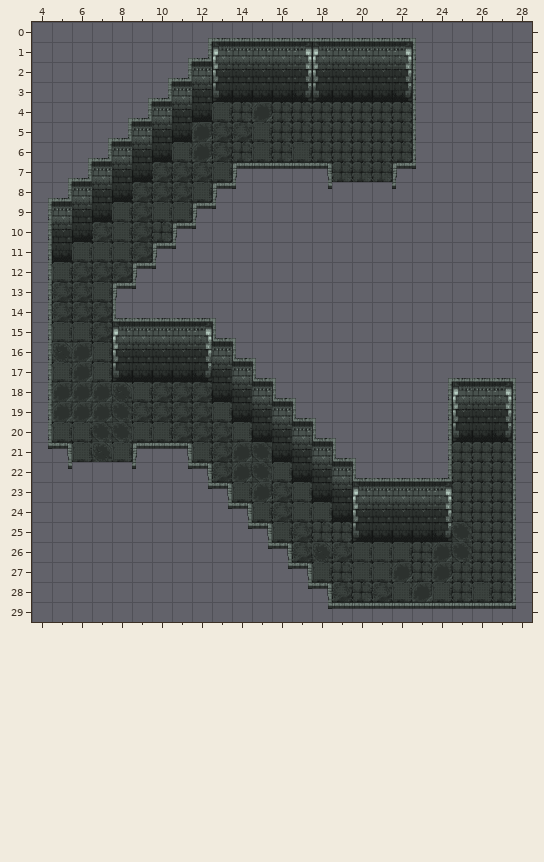
A Tiled map gets an edit: gem/Assets/TileD/2_spooky_hallway/2_spooky_hallway.tmx. The first picture shows the starting point.
Cells are 48x48 px. Shown: x 4..28, y 0..29.
The same view after the edit:
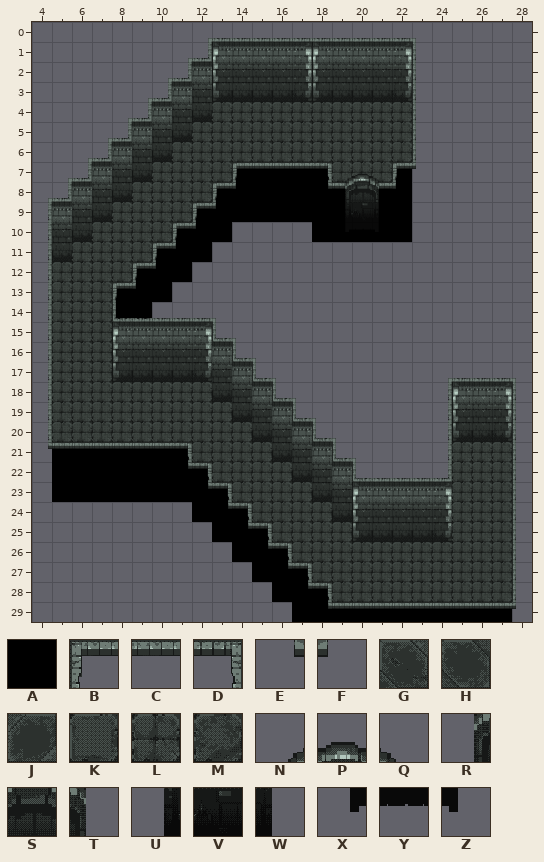
Key: from "Katos_tiles_1": A 17, B 23, C 24, D 25, E 35, F 37, G 49, H 64, J 65, K 66, L 67, M 68, N 122, P 123, Q 124, R 138, S 139, T 140, U 154, V 155, W 156, X 170, Y 171, Z 172.
_ is an empty cell.
Tiles of an added or newly shown layer are drawn over the layers below it.
The author wrote: map updates: darkness and doors
From old to new:
Layer "2_floor" (now shown):
y 4: x 13 _ -> L; x 15 _ -> L
y 5: x 12..15 ____ -> LLLL
y 6: x 11..13 ___ -> LLL; x 15 _ -> L; x 17 _ -> L
y 7: x 10..13 ____ -> LLLL; x 19..21 ___ -> LLL
y 8: x 9..12 ____ -> LLLL
y 9: x 8..11 ____ -> LLLL
y 10: x 7..9 ___ -> LLL
y 11: x 6..9 ____ -> LLLL
y 12: x 5..8 ____ -> LLLL
y 13..17: x 5..7 ___ -> LLL
y 18: x 5..12 ________ -> LLLLLLLL
y 19: x 5..13 _________ -> LLLLLLLLL
y 20: x 5..14 __________ -> LLLLLLLLLL
y 21: x 12..15 ____ -> LLLL
y 22: x 13..16 ____ -> LLLL
y 23: x 14..17 ____ -> LLLL
y 24: x 15..18 ____ -> LLLL
y 25: x 16..17 __ -> LL; x 25 _ -> L
y 26: x 17..22 ______ -> LLLLLL; x 24..25 __ -> LL
y 27: x 18 _ -> L; x 20..22 ___ -> LLL; x 24 _ -> L
y 28: x 19 _ -> L; x 21..24 ____ -> LLLL; x 26 _ -> L
Layer "Copy of 2_floor" (removed):
y 4: x 13 K -> _; x 15 J -> _
y 5: x 12..15 JMMK -> ____
y 6: x 11..13 KJM -> ___; x 15 K -> _; x 17 K -> _
y 7: x 10..13 MMMK -> ____; x 19..21 LLL -> ___
y 8: x 9..12 MMMK -> ____
y 9: x 8..11 KMKK -> ____
y 10: x 7..9 MKM -> ___
y 11: x 6..9 KKKM -> ____
y 12: x 5..8 KMMM -> ____
y 13: x 5..7 MMK -> ___
y 14: x 5..7 MMM -> ___
y 15: x 5..7 KKM -> ___
y 16: x 5..7 GJK -> ___
y 17: x 5..7 KJK -> ___
y 18: x 5..12 JJJGKMMM -> ________
y 19: x 5..13 JJJHMMMMK -> _________
y 20: x 5..14 KKHHKKMMMK -> __________
y 21: x 6..8 KGK -> ___; x 12..15 KMJH -> ____
y 22: x 13..16 MJHK -> ____
y 23: x 14..17 KJMK -> ____
y 24: x 15..18 KMKK -> ____
y 25: x 16..17 KM -> __; x 25 H -> _
y 26: x 17..22 MGMKKK -> ______; x 24..25 JH -> __
y 27: x 18 K -> _; x 20..22 KKJ -> ___; x 24 J -> _
y 28: x 19 M -> _; x 21..24 MKJK -> ____; x 26 K -> _
Layer "2_darkness_no_parents_super_ri" (added):
y 7: x 14..18 _____ -> AAAAA; x 22 _ -> A
y 8: x 13..19 _______ -> AAAAAAA; x 21..22 __ -> AA
y 9: x 12..19 ________ -> AAAAAAAA; x 21..22 __ -> AA
y 10: x 11..13 ___ -> AAA; x 18..22 _____ -> AAAAA
y 11: x 10..12 ___ -> AAA
y 12: x 9..11 ___ -> AAA
y 13: x 8..10 ___ -> AAA
y 14: x 8..9 __ -> AA
y 21: x 5..11 _______ -> AAAAAAA
y 22: x 5..12 ________ -> AAAAAAAA
y 23: x 5..13 _________ -> AAAAAAAAA
y 24: x 12..14 ___ -> AAA
y 25: x 13..15 ___ -> AAA
y 26: x 14..16 ___ -> AAA
y 27: x 15..17 ___ -> AAA
y 28: x 16..18 ___ -> AAA
y 29: x 17..27 ___________ -> AAAAAAAAAAA
Layer "2_enclosure":
y 8: x 19 _ -> C; x 21 _ -> C
y 21: x 5..9 D___B -> CCCCC
y 22: x 5 E -> _; x 9 F -> _
Layer "2_door" (added):
y 7: x 19..21 ___ -> NPQ
y 8: x 19..21 ___ -> RST
y 9: x 19..21 ___ -> UVW
y 10: x 19..21 ___ -> XYZ
